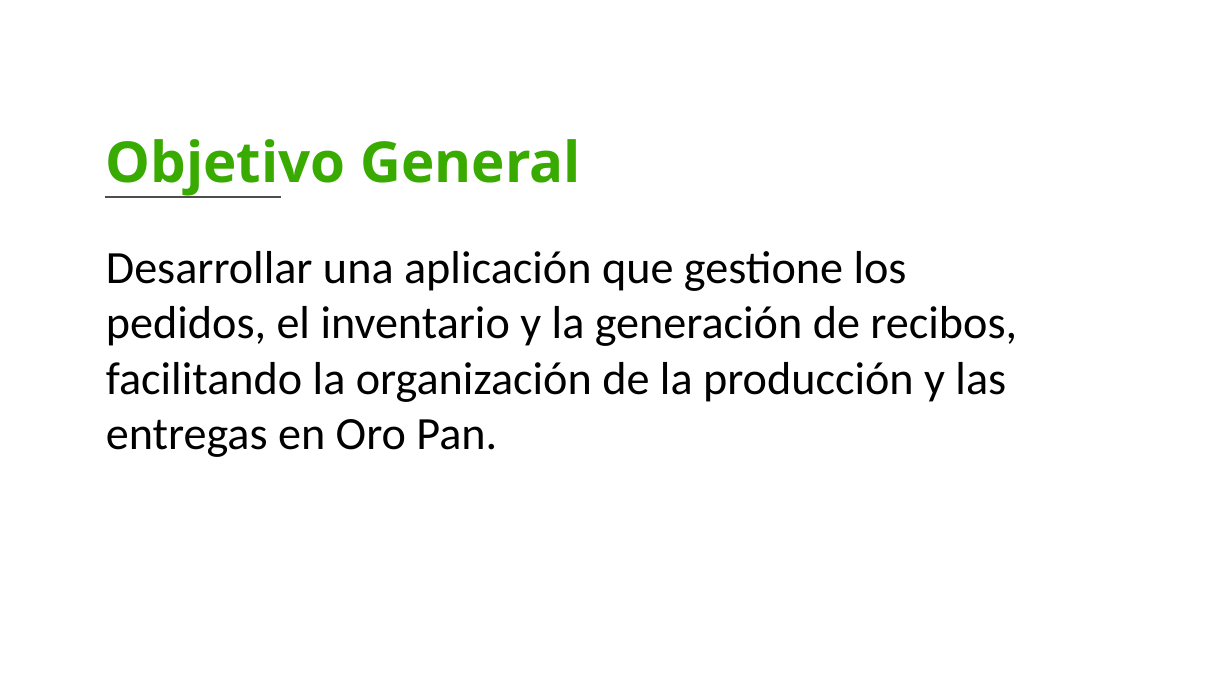
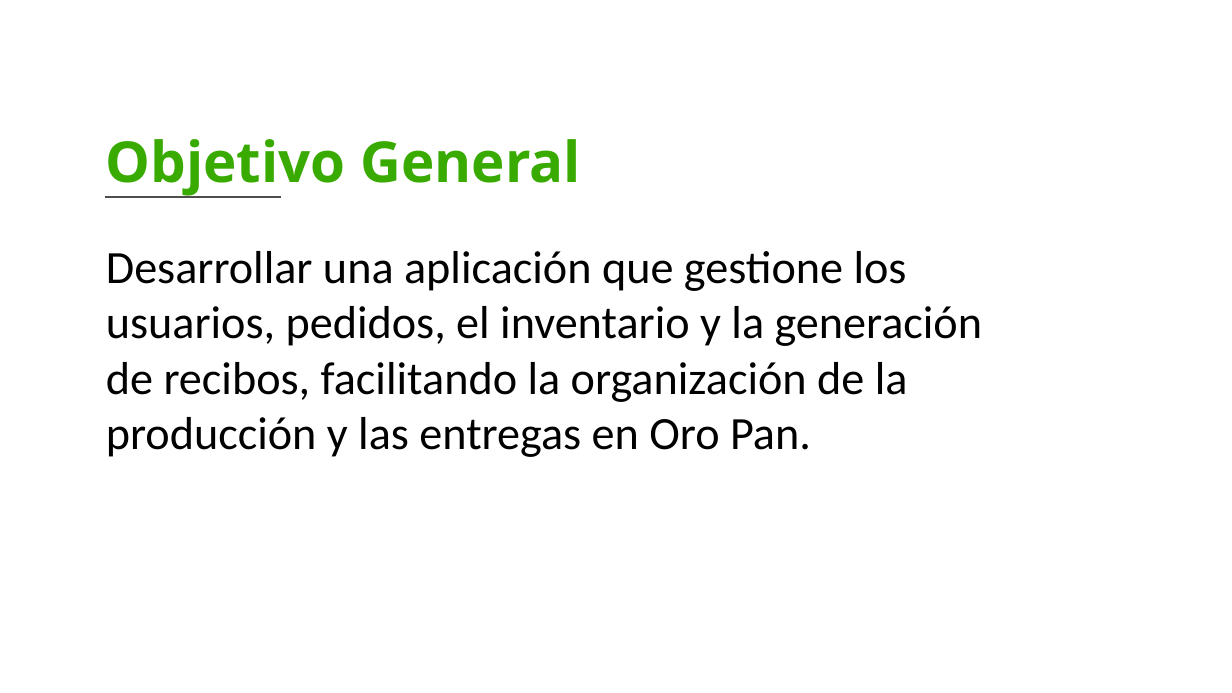
Before and after one commit to BrandonDuv033/Panify, a slide deck: slide 3 of Cuarto Trimestre/Presentación - 4 Trimestre.pptx. Drawn at 1232x693 pixels with LibreOffice and Linux fonts; fonts in the diff are those of the drawing; background and template pictures are left out. Boxes give left, top, right and bottom in pixels: in the first picture for what was removed or moved away, otherwise in the second. Text is boxed around its words. In the diff, an @@ line names an element or a change of style, - is before the commit and + after.

```diff
--- a/Cuarto Trimestre/Presentación - 4 Trimestre.pptx
+++ b/Cuarto Trimestre/Presentación - 4 Trimestre.pptx
@@ text at <box>106,251,982,457</box>: text changed @@
-Desarrollar una aplicación que gestione los pedidos, el inventario y la generación de recibos, facilitando la organización de la producción y las entregas en Oro Pan.
+Desarrollar una aplicación que gestione los usuarios, pedidos, el inventario y la generación de recibos, facilitando la organización de la producción y las entregas en Oro Pan.
```
Also in this commit, not shown: 1 other slide changed, 1 slide added, 1 other file.
